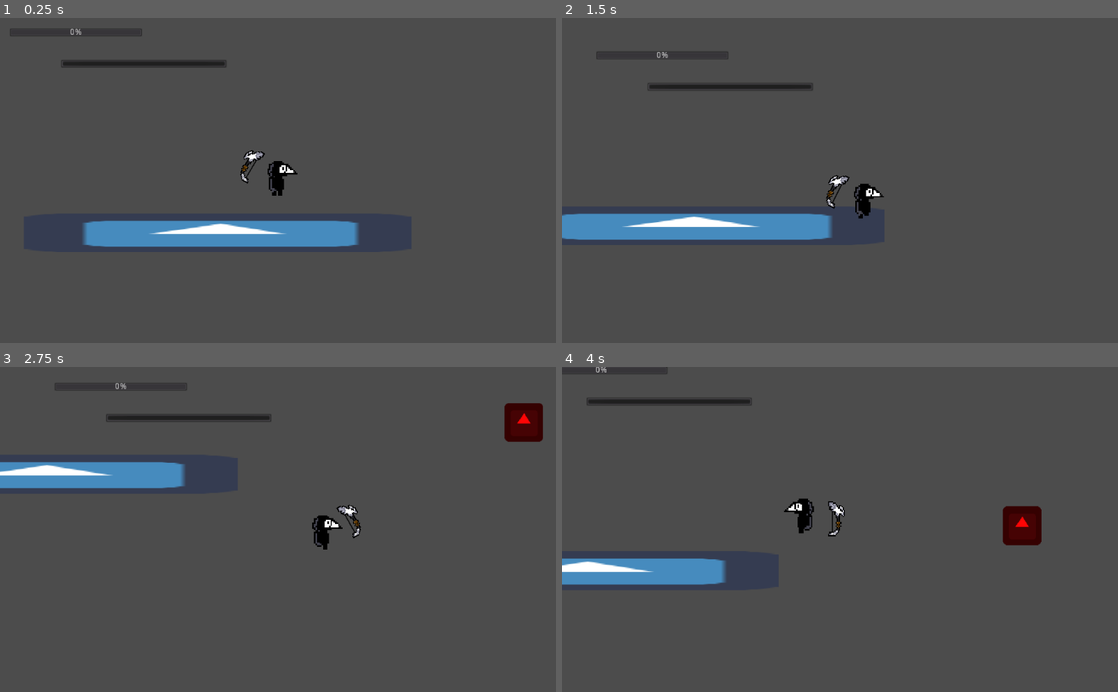
Above: before the commit, frames 1-4 (two rows, left to right).
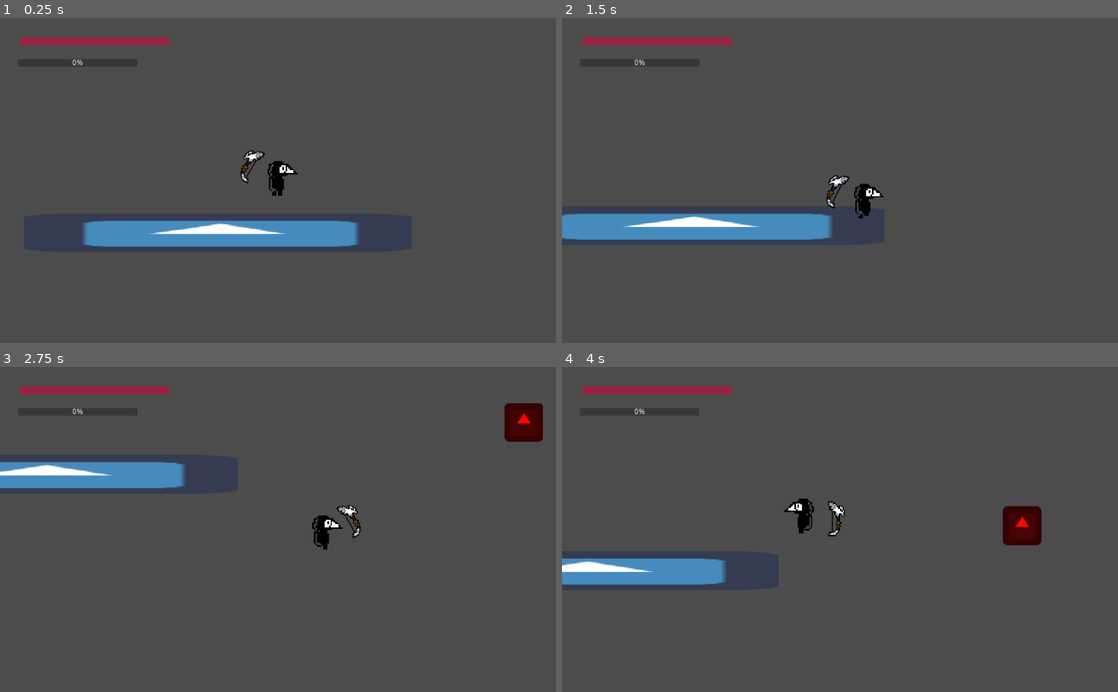
Above: after the commit, the same moments.

Repository: Takexin/Atividade-AC2-HG-3tri
Game: Godot game, scene res://scenes/main.tscn
Same seed, same stepped clock (60 frames per second), same inputs: the game is played once before the commit and once after it. The engine's default icon, where the game draws it, is replaced by a stand-in: a white triangle on a blue panel in a dark square.
Inputs:
- Up to frame 1 (0.25 s): no input
- Up to frame 2 (1.5 s): tap Enter at 0.5 s; hold D (keyRight) 0.53-1.28 s; tap P (increaseSpeed) at 0.6, 1.35 s; hold S (keyDown) from 1.28 s (still down)
- Up to frame 3 (2.75 s): release S (keyDown) at 2.03 s; hold D (keyRight) from 2.03 s (still down); tap P (increaseSpeed) at 2.1 s
- Up to frame 4 (4 s): release D (keyRight) at 2.78 s; hold W (keyUp) 2.78-3.53 s; tap P (increaseSpeed) at 2.85, 3.6 s; hold A (keyLeft) from 3.53 s (still down)

The runs differ from the first frame. In frame 1, 1.2% of the frame differs, in the area x 1-41%, y 3-16%; in frame 2, 1.1%; in frame 3, 1.3%, in the area x 3-49%, y 4-17%; in frame 4, 1.3%.

Commit message:
adding ui elements (fixed)

Diff:
--- a/scenes/character.tscn
+++ b/scenes/character.tscn
@@ -27,18 +27,19 @@
 
 [sub_resource type="CircleShape2D" id=4]
 
+[sub_resource type="StyleBoxFlat" id=5]
+bg_color = Color( 0.207843, 0.207843, 0.207843, 1 )
+
+[sub_resource type="StyleBoxFlat" id=6]
+bg_color = Color( 0.607843, 0.133333, 0.258824, 1 )
+
+[sub_resource type="Theme" id=7]
+ProgressBar/styles/bg = SubResource( 5 )
+ProgressBar/styles/fg = SubResource( 6 )
+
 [node name="KinematicBody2D" type="KinematicBody2D"]
 collision_layer = 257
 script = ExtResource( 2 )
-
-[node name="ProgressBar" type="ProgressBar" parent="."]
-pause_mode = 1
-margin_left = -360.0
-margin_top = -201.0
-margin_right = -85.0
-margin_bottom = -187.0
-percent_visible = false
-script = ExtResource( 4 )
 
 [node name="Sprite" type="Sprite" parent="."]
 scale = Vector2( 2.5, 2.5 )
@@ -82,11 +83,23 @@
 margin_right = 40.0
 margin_bottom = 40.0
 
-[node name="ProgressBar" type="ProgressBar" parent="Control"]
-margin_left = -445.0
-margin_top = -253.0
-margin_right = -225.0
-margin_bottom = -239.0
+[node name="CanvasLayer" type="CanvasLayer" parent="."]
+
+[node name="healthBar" type="ProgressBar" parent="CanvasLayer"]
+pause_mode = 1
+margin_left = 37.0
+margin_top = 36.0
+margin_right = 312.0
+margin_bottom = 50.0
+theme = SubResource( 7 )
+percent_visible = false
+script = ExtResource( 4 )
+
+[node name="xpBar" type="ProgressBar" parent="CanvasLayer"]
+margin_left = 33.0
+margin_top = 76.0
+margin_right = 253.0
+margin_bottom = 90.0
 
 [connection signal="timeout" from="Timer" to="." method="_on_Timer_timeout"]
 [connection signal="timeout" from="Timer2" to="." method="_on_Timer2_timeout"]
--- a/scripts/character.gd
+++ b/scripts/character.gd
@@ -21,8 +21,8 @@
 
 
 func _ready():
-	$ProgressBar.max_value = health
-	$ProgressBar.value = health
+	$CanvasLayer/healthBar.max_value = health
+	$CanvasLayer/healthBar.value = health
 func _process(delta):
 	if get_tree().get_root().get_node("main").get_children():
 		for child in get_tree().get_root().get_node("main").get_children():
@@ -62,7 +62,7 @@
 func _on_Enemy_damage():
 	health -= 1
 	print("damage taken")
-	$ProgressBar.value = health
+	$CanvasLayer/healthBar.value = health
 	blinc()
 	if (health == 0):
 		get_tree().reload_current_scene()
@@ -84,3 +84,6 @@
 	var orb = "orbXP"
 	if body.get_name().substr(0, orb.length()) == orb:
 		emit_signal("foundOrb")
+		xp += body.xpAmmount
+		if xp >= xpNeeded:
+			levelUp()
--- a/scripts/healthBar.gd
+++ b/scripts/healthBar.gd
@@ -1,6 +1,6 @@
 extends ProgressBar
 
-onready var player = get_parent().get_node("character")
+onready var player = get_parent().get_parent().get_node("character")
 func _ready():
 	pass
 func process():
Not shown: 1 places in scenes/character.tscn that only renumber resources
